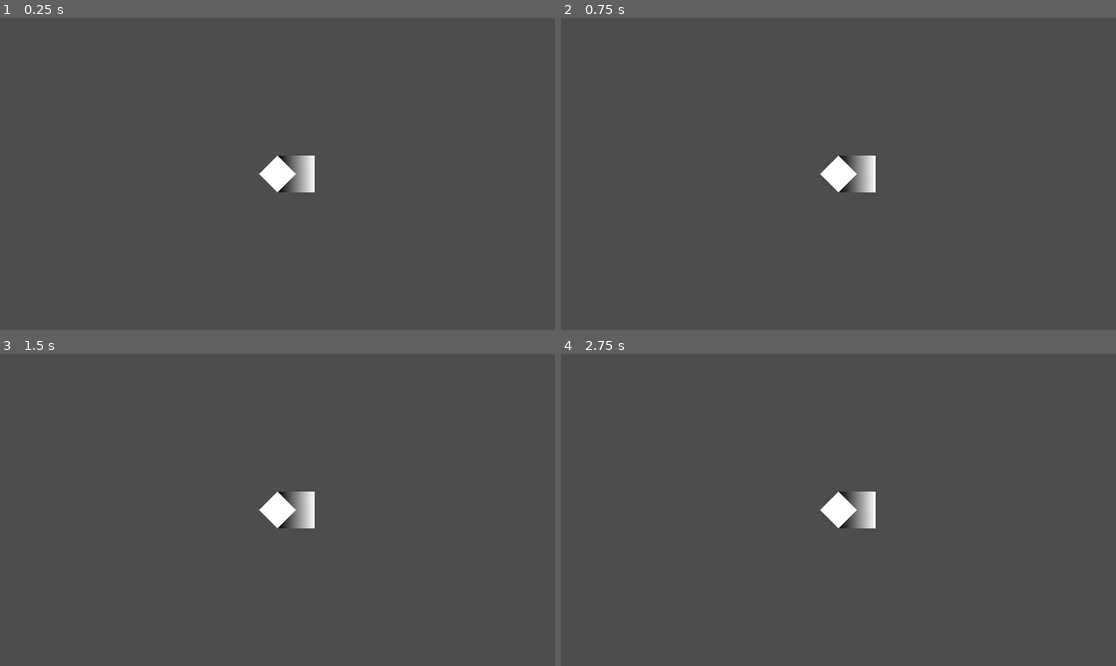
Above: before the commit, frames 1-4 (two rows, left to right).
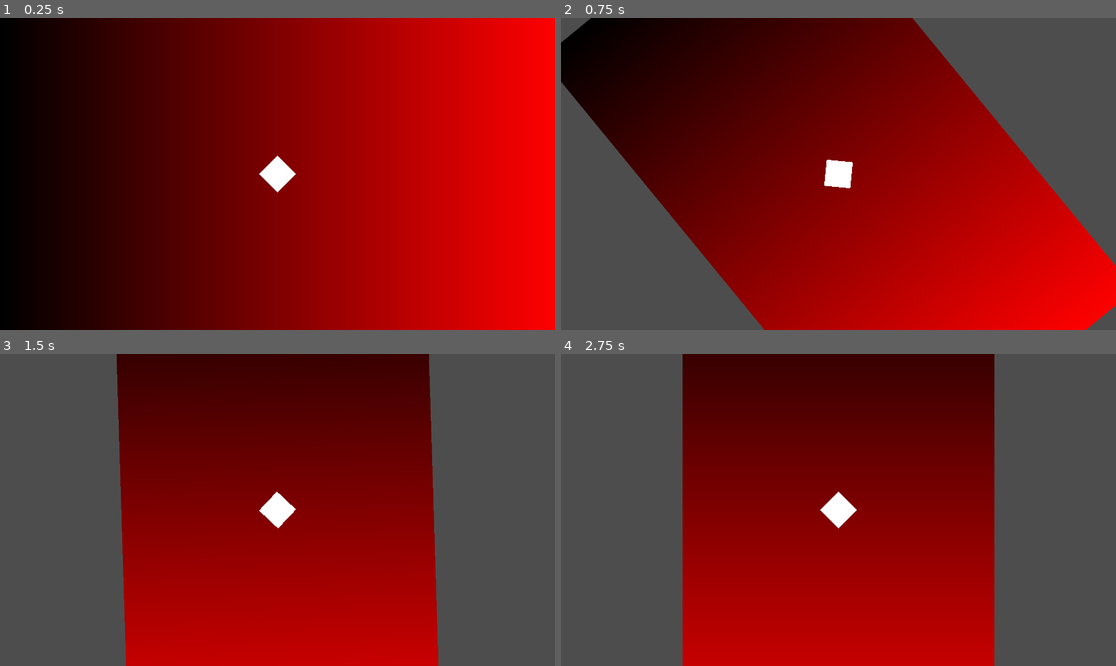
Above: after the commit, the same moments.

Repository: istamarahsan/s3rpent
Game: Godot game, scene res://game.tscn
Same seed, same stepped clock (60 frames per second), same inputs: the game is played once before the commit and once after it. The project has no main scene, so this scene is started directly.
Inputs:
- Up to frame 1 (0.25 s): no input
- Up to frame 2 (0.75 s): tap Enter (ui_accept) at 0.5 s; hold Up (ui_up) from 0.53 s (still down); hold Enter (ui_accept) from 0.53 s (still down)
- Up to frame 3 (1.5 s): release Up (ui_up) at 1.28 s; release Enter (ui_accept) at 1.28 s; hold Down (ui_down) from 1.28 s (still down); tap Enter (ui_accept) at 1.35 s
- Up to frame 4 (2.75 s): tap Enter (ui_accept) at 1.52, 1.82 s; release Down (ui_down) at 2.03 s; hold Up (ui_up) from 2.03 s (still down); hold Enter (ui_accept) from 2.03 s (still down)

The runs differ from the first frame. In frame 1, 100% of the frame differs, in the area x 0-100%, y 0-100%; in frame 2, 70%; in frame 3, 56%; in frame 4, 56%.

Commit message:
snake moveth, enter and arrow keys

Diff:
--- a/Game.gd
+++ b/Game.gd
@@ -1,29 +1,47 @@
 extends Node2D
+
+enum TurnDirection {
+	Left,
+	Right
+}
+
+var is_act_cooldown: bool = false
 
 @export
 var tile_size: int = 128
+@export
+var snake_seg_packed_scene: PackedScene
 
 @onready
-var snakeHead: Node2D = $SnakeSegmentHead
-@onready
-var snakeBody: Node2D = $SnakeSegment
+var snake_head: Node2D = $SnakeSegmentHead
 @onready
 var timer: Timer = $Timer
 @onready
 var camera: Camera2D = $Camera2D
 
+var active_direction := Vector2.RIGHT
+
 func _ready():
-	snakeHead.position = Vector2.ZERO
-	snakeBody.position = snakeHead.position - Vector2.LEFT * tile_size/2
+	snake_head.position = Vector2.ZERO
 
 func _input(event):
-	if (event.is_action_pressed("ui_accept")):
+	if event.is_action_pressed("ui_accept"):
 		if timer.is_stopped():
 			$Timer.start()
 		else:
 			$Timer.stop()
+	elif event.is_action_pressed("ui_up") and not is_act_cooldown:
+		_process_action(TurnDirection.Left)
+	elif event.is_action_pressed("ui_down") and not is_act_cooldown:
+		_process_action(TurnDirection.Right)
 
 func _on_timer_timeout():
-	snakeBody.position = snakeHead.position
-	snakeHead.position += Vector2(tile_size, 0)
-	camera.position = snakeHead.position
+	snake_head.position += active_direction * tile_size
+	camera.position = snake_head.position
+	is_act_cooldown = false
+
+func _process_action(dir: TurnDirection):
+	is_act_cooldown = true
+	var rotate_rad = deg_to_rad(-90 if dir == TurnDirection.Left else 90)
+	active_direction = active_direction.rotated(rotate_rad)
+	camera.rotate(rotate_rad)
--- a/game.tscn
+++ b/game.tscn
@@ -1,20 +1,30 @@
-[gd_scene load_steps=4 format=3 uid="uid://dagukuur1o8ks"]
+[gd_scene load_steps=5 format=3 uid="uid://dagukuur1o8ks"]
 
-[ext_resource type="PackedScene" uid="uid://btb178fy61ojo" path="res://snake_segment_mid.tscn" id="1_idmpn"]
 [ext_resource type="Script" path="res://Game.gd" id="1_oj45b"]
 [ext_resource type="PackedScene" uid="uid://cbca12wf7c1gu" path="res://snake_segment_head.tscn" id="3_458ba"]
+
+[sub_resource type="Gradient" id="Gradient_u64pp"]
+colors = PackedColorArray(0, 0, 0, 1, 1, 0, 0, 1)
+
+[sub_resource type="GradientTexture2D" id="GradientTexture2D_26eh2"]
+gradient = SubResource("Gradient_u64pp")
+width = 1920
+height = 1080
 
 [node name="Game" type="Node2D"]
 script = ExtResource("1_oj45b")
 
-[node name="SnakeSegment" parent="." instance=ExtResource("1_idmpn")]
-position = Vector2(-189, -177)
+[node name="Sprite2D" type="Sprite2D" parent="."]
+texture = SubResource("GradientTexture2D_26eh2")
 
 [node name="SnakeSegmentHead" parent="." instance=ExtResource("3_458ba")]
 
 [node name="Camera2D" type="Camera2D" parent="."]
+ignore_rotation = false
 position_smoothing_enabled = true
 position_smoothing_speed = 4.0
+rotation_smoothing_enabled = true
+rotation_smoothing_speed = 4.0
 
 [node name="Timer" type="Timer" parent="."]
 
--- a/project.godot
+++ b/project.godot
@@ -1,3 +1,11 @@
+; Engine configuration file.
+; It's best edited using the editor UI and not directly,
+; since the parameters that go here are not all obvious.
+;
+; Format:
+;   [section] ; section goes between []
+;   param=value ; assign values to parameters
+
 config_version=5
 
 [application]
